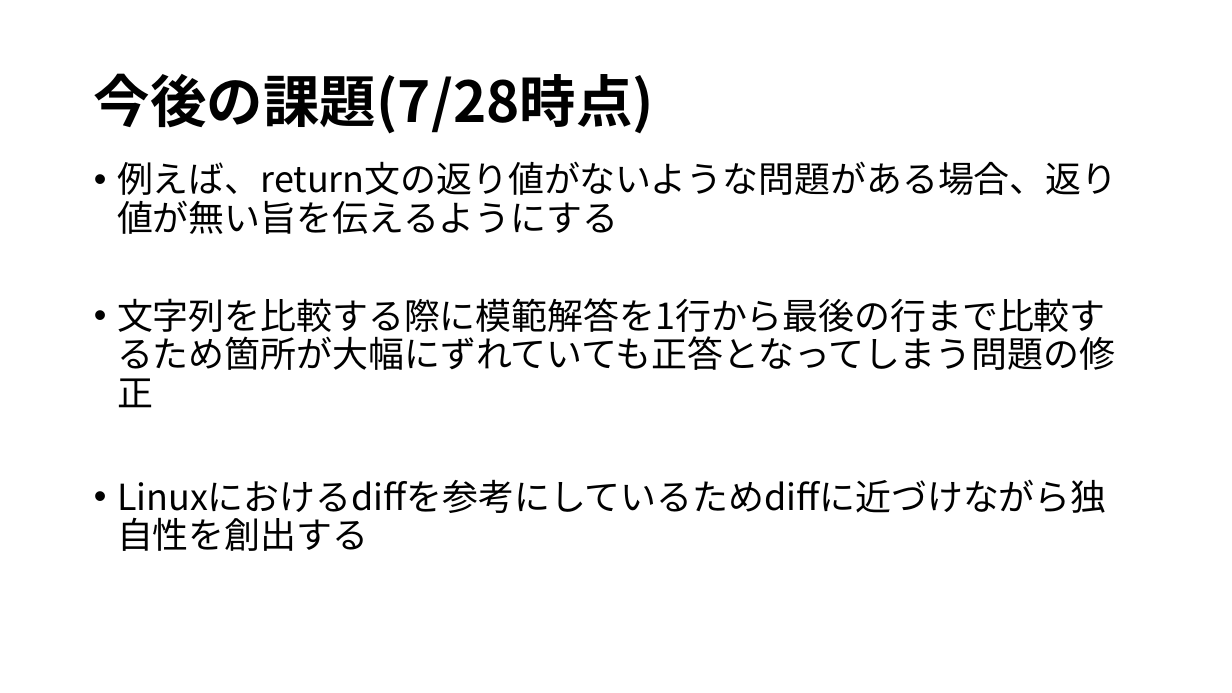
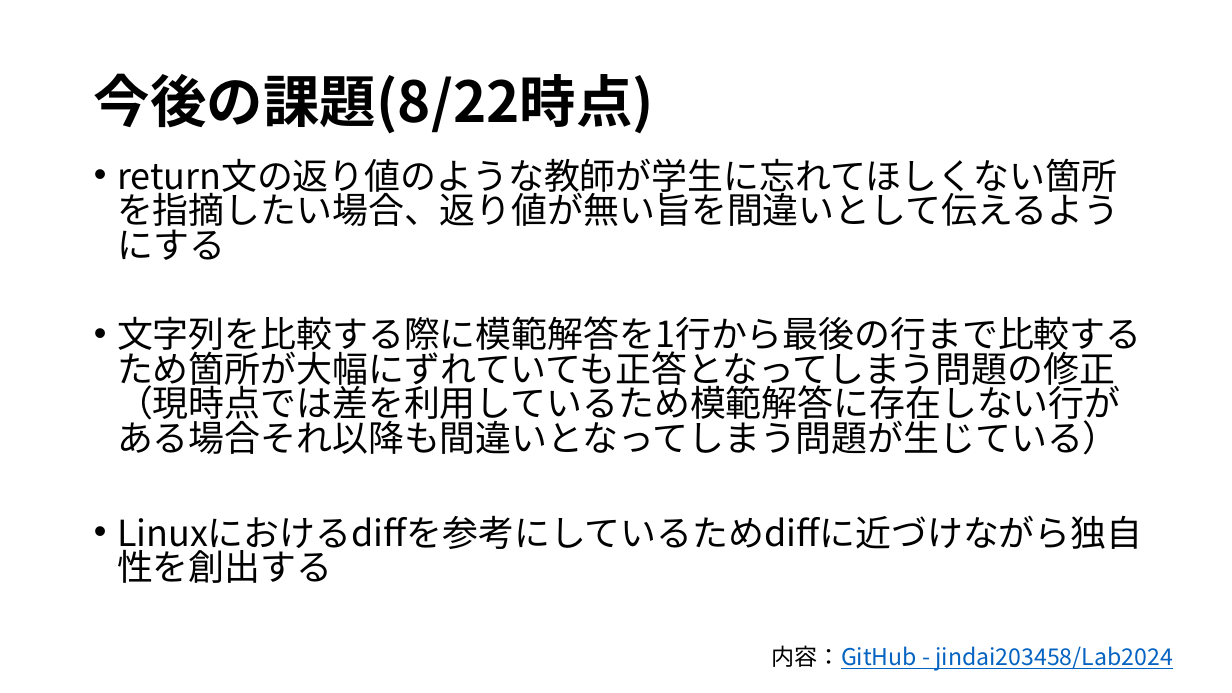
Before and after one commit to jindai203458/Lab2024, a slide deck: slide 7 of 研究資料.pptx (slide 6 before the commit). Drawn at 1232x693 pixels with LibreOffice and Linux fonts; fonts in the diff are those of the drawing. Boxes give left, top, right and bottom in pixels: in the first picture for what was removed or moved away, otherwise in the second. Text is boxed around its words. In the diff, an @@ line names an element or a change of style, - is before the commit and + after.

```diff
--- a/研究資料.pptx
+++ b/研究資料.pptx
@@ title at (x1=94, y1=73, x2=654, y2=134): text changed @@
-今後の課題(7/28時点)
+今後の課題(8/22時点)
@@ text "return文の返り値のような教師が学生に忘れてほしくない箇所を指摘したい場合、返り値が無い旨を間違いとして伝えるように ..." at (x1=117, y1=187, x2=1142, y2=455): line spacing 0.9 to 0.8 @@
@@ text at (x1=117, y1=187, x2=1142, y2=455): text changed @@
-• 例えば、return文の返り値がないような問題がある場合、返り値が無い旨を伝えるようにする
-• 文字列を比較する際に模範解答を1行から最後の行まで比較するため箇所が大幅にずれていても正答となってしまう問題の修正
+• return文の返り値のような教師が学生に忘れてほしくない箇所を指摘したい場合、返り値が無い旨を間違いとして伝えるようにする
+• 文字列を比較する際に模範解答を1行から最後の行まで比較するため箇所が大幅にずれていても正答となってしまう問題の修正（現時点では差を利用しているため模範解答に存在しない行がある場合それ以降も間違いとなってしまう問題が生じている）
@@ text added at (x1=772, y1=645, x2=1173, y2=670), 18 pt, text #0563C1, underline @@
+内容：GitHub - jindai203458/Lab2024
```
Also in this commit, not shown: 2 other slides changed, 1 slide added, 2 other files.
